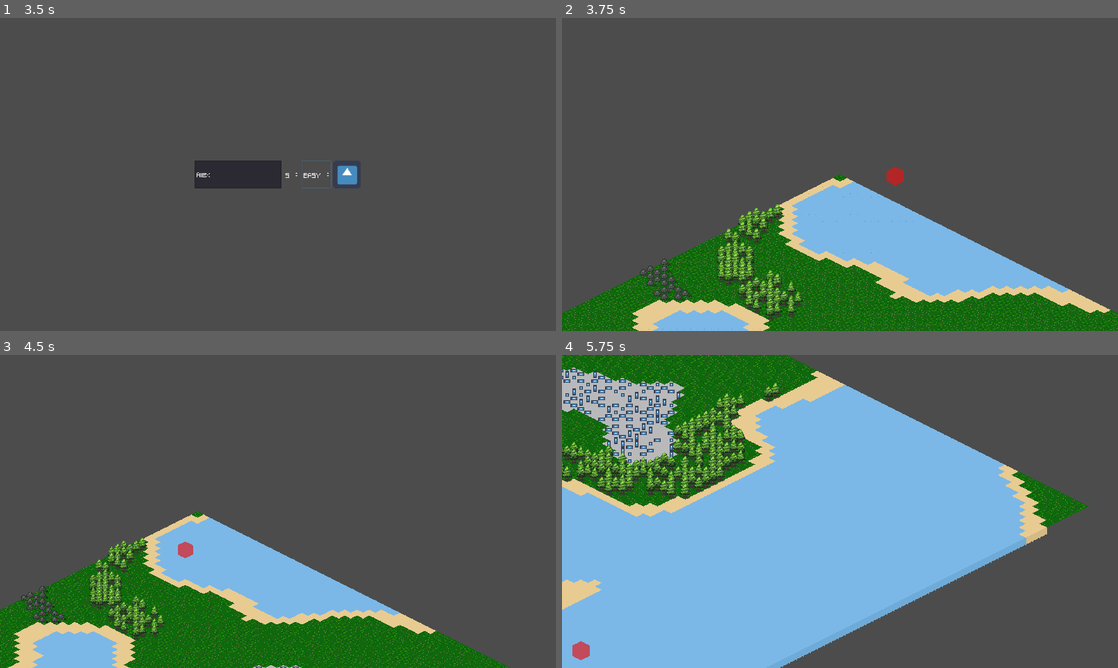
Above: before the commit, frames 1-4 (two rows, left to right).
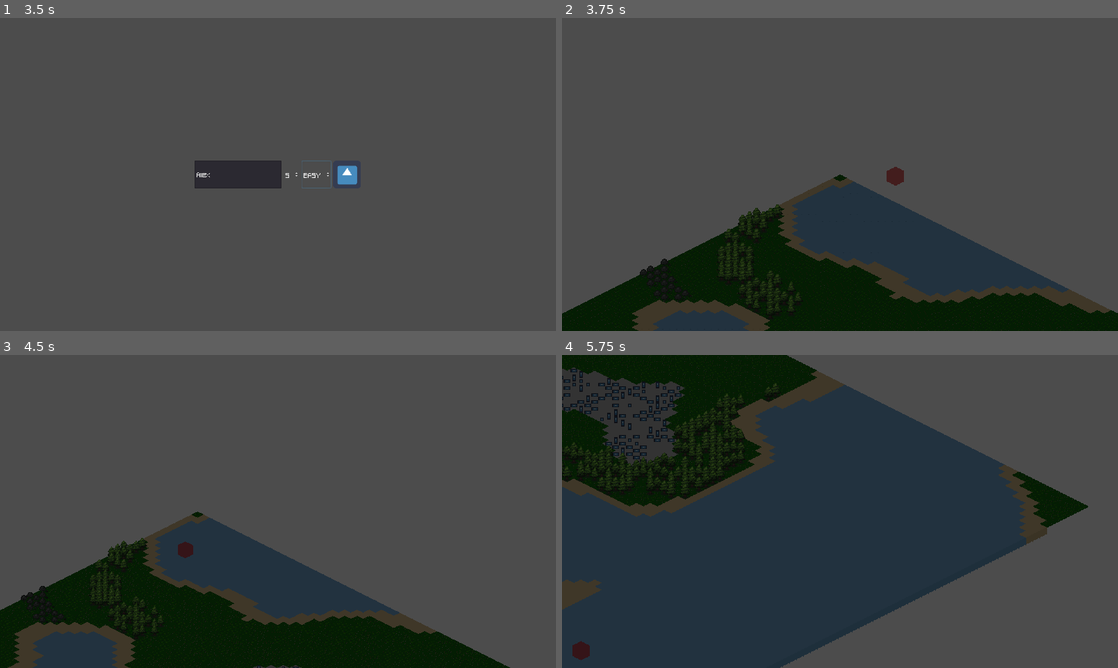
Above: after the commit, the same moments.

Repository: FilMer17/MightyTower
Game: Godot game, scene res://ui/menu/TitleMenu.tscn
Same seed, same stepped clock (60 frames per second), same inputs: the game is played once before the commit and once after it. The engine's default icon, where the game draws it, is replaced by a stand-in: a white triangle on a blue panel in a dark square.
Inputs (mouse positions are in pixels of both pictures, inside the frame that each line leads up to):
- Up to frame 1 (3.5 s): click "New Game" at 0.5 s; click (239, 174) at 1.27 s; type "Alex" at 1.35 s; click "EASY" at 2 s; click "EASY" at 2.75 s
- Up to frame 2 (3.75 s): click (906, 174) at 3.5 s
- Up to frame 3 (4.5 s): tap Enter at 4.25 s; move the mouse to (194, 552) at 4.27 s; hold Right (ui_right) from 4.28 s (still down); tap Mouse wheel down (scroll_down) at 4.35 s; click (194, 552) at 4.42 s
- Up to frame 4 (5.75 s): move the mouse to (578, 658) at 5.02 s; release Right (ui_right) at 5.03 s; hold Down (ui_down) from 5.03 s (still down); tap Mouse wheel up (scroll_up) at 5.1 s; click (578, 658) at 5.17 s

Frame 1 is identical in both runs. In frame 2, 28% of the frame differs, in the area x 0-100%, y 47-100%; in frame 3, 26%; in frame 4, 68%, in the area x 0-95%, y 0-100%.

Commit message:
Design Buildings lights

Diff:
--- a/game/data/buildings/residences/Residence.tscn
+++ b/game/data/buildings/residences/Residence.tscn
@@ -1,8 +1,9 @@
-[gd_scene load_steps=6 format=2]
+[gd_scene load_steps=7 format=2]
 
 [ext_resource path="res://source/buildings/types/Residence.gd" type="Script" id=1]
 [ext_resource path="res://graphics/buildings/residences/Wood.png" type="Texture" id=2]
 [ext_resource path="res://graphics/shader/BuildingHover.shader" type="Shader" id=3]
+[ext_resource path="res://graphics/interface/Light.png" type="Texture" id=4]
 
 [sub_resource type="ShaderMaterial" id=1]
 shader = ExtResource( 3 )
@@ -38,7 +39,6 @@
 [node name="BuildingContainer" type="Node2D" parent="."]
 
 [node name="Tween" type="Tween" parent="BuildingContainer"]
-playback/active = true
 
 [node name="Clock" type="Timer" parent="BuildingContainer"]
 wait_time = 0.3
@@ -57,3 +57,9 @@
 [node name="Zone" type="CollisionShape2D" parent="BuildingArea"]
 rotation = 1.5708
 shape = SubResource( 2 )
+
+[node name="Light" type="Light2D" parent="."]
+position = Vector2( -5.72205e-06, 5.72205e-06 )
+scale = Vector2( 52.9231, 43.0769 )
+texture = ExtResource( 4 )
+mode = 2
--- a/game/data/entities/Tree.tscn
+++ b/game/data/entities/Tree.tscn
@@ -31,7 +31,7 @@
 
 [node name="Shadow" type="Sprite" parent="."]
 modulate = Color( 1, 1, 1, 0.623529 )
-position = Vector2( 1, 11.572 )
+position = Vector2( -0.0925713, 10.7112 )
 texture = ExtResource( 4 )
 
 [node name="Sprite" type="Sprite" parent="."]
--- a/game/global/Scene.gd
+++ b/game/global/Scene.gd
@@ -10,6 +10,7 @@
 	"Game" : "/root/Game",
 	"GameCamera" : "/root/Game/GameCamera",
 	"Console" : "/root/Game/GameUI/Console",
+	"World" : "/root/Game/World",
 	"Settings" : "/root/Game/World/Settings",
 	"Time" : "/root/Game/World/Time",
 	"Resources" : "/root/Game/World/Resources",
--- a/game/graphics/terrain/TerrainTileSet.tres
+++ b/game/graphics/terrain/TerrainTileSet.tres
@@ -8,7 +8,7 @@
 [resource]
 0/name = "Grass"
 0/texture = ExtResource( 1 )
-0/tex_offset = Vector2( -0.5, -0.5 )
+0/tex_offset = Vector2( 0, 0 )
 0/modulate = Color( 1, 1, 1, 1 )
 0/region = Rect2( 0, 0, 99, 17 )
 0/tile_mode = 1
--- a/game/source/buildings/Building.gd
+++ b/game/source/buildings/Building.gd
@@ -49,7 +49,7 @@
 	progress = cld_bar.get_node("Progress")
 
 	var font = cld_bar.get_node("Countdown").get("custom_fonts/font")
-	font.size = 5
+	font.size = 6
 	cld_bar.get_node("Countdown").text = ""
 
 	cld_temp = cooldown.duplicate()
--- a/game/source/buildings/types/Residence.gd
+++ b/game/source/buildings/types/Residence.gd
@@ -11,11 +11,14 @@
 
 onready var area := $BuildingArea as Area2D
 onready var area_zone := $BuildingArea/Zone as CollisionShape2D
+onready var light := $Light as Light2D
 
 func _ready() -> void:
 	var __
 	__ = area.connect("area_entered", self, "_on_Area_entered")
 	__ = area.connect("area_exited", self, "_on_Area_exited")
+
+	light.color = Color("#f0dc96")
 
 func _on_Area_entered(_area: Area2D) -> void:
 	if _area.get_parent().name == "Builder":
@@ -47,3 +50,10 @@
 		area.add_child(area_zone)
 		area_zone.owner = get_tree().edited_scene_root
 		print("Node added: %s" % area_zone.name)
+
+	if not $Light:
+		light = Light2D.new()
+		light.name = "Light"
+		add_child(light)
+		light.owner = get_tree().edited_scene_root
+		print("Node added: %s" % light.name)
--- a/game/source/game/Fog/Fog.gd
+++ /dev/null
@@ -1 +0,0 @@
-extends CanvasLayer
--- a/game/source/game/Fog/Fog.tscn
+++ /dev/null
@@ -1,6 +0,0 @@
-[gd_scene load_steps=2 format=2]
-
-[ext_resource path="res://source/game/Fog/Fog.gd" type="Script" id=1]
-
-[node name="Fog" type="CanvasLayer"]
-script = ExtResource( 1 )
--- a/game/source/game/Game.tscn
+++ b/game/source/game/Game.tscn
@@ -6,7 +6,6 @@
 [ext_resource path="res://source/game/Game.gd" type="Script" id=4]
 [ext_resource path="res://graphics/font/PixelFont.ttf" type="DynamicFontData" id=5]
 [ext_resource path="res://ui/menu/ExitMenu.tscn" type="PackedScene" id=6]
-[ext_resource path="res://source/game/Fog/Fog.tscn" type="PackedScene" id=7]
 
 [sub_resource type="DynamicFont" id=1]
 size = 54
@@ -16,10 +15,11 @@
 pause_mode = 2
 script = ExtResource( 4 )
 
+[node name="GameShader" type="CanvasModulate" parent="."]
+color = Color( 0.27451, 0.27451, 0.27451, 1 )
+
 [node name="World" parent="." instance=ExtResource( 1 )]
 pause_mode = 1
-
-[node name="Fog" parent="." instance=ExtResource( 7 )]
 
 [node name="GameUI" type="CanvasLayer" parent="."]
 pause_mode = 2
--- a/game/source/map/Map.tscn
+++ b/game/source/map/Map.tscn
@@ -10,9 +10,11 @@
 script = ExtResource( 2 )
 
 [node name="Terrain" parent="." instance=ExtResource( 3 )]
+cell_y_sort = true
 
 [node name="Entities" parent="." instance=ExtResource( 8 )]
 
 [node name="Buildings" parent="." instance=ExtResource( 9 )]
 
 [node name="Builder" parent="." instance=ExtResource( 1 )]
+z_index = 1
--- a/game/source/map/builder/Builder.gd
+++ b/game/source/map/builder/Builder.gd
@@ -13,7 +13,7 @@
 onready var sprite := $Sprite
 onready var area_zone := $Area/Zone
 onready var grid := IsoGrid.new()
-onready var map := get_parent()
+onready var map := Scene.search("Map")
 onready var buildings := map.get_node("Buildings")
 onready var terrain := map.get_node("Terrain")
 
--- a/game/source/map/entities/Entities.gd
+++ b/game/source/map/entities/Entities.gd
@@ -46,7 +46,7 @@
 func place_on_stone(pos: Vector2) -> void:
 	var rng = RandomNumberGenerator.new()
 	rng.randomize()
-	var rnum = rng.randi_range(1, 10)
+	var rnum = rng.randi_range(1, 12)
 
 	if rnum in range(1, 5):
 		data[pos] = { "type" : GlobalData.entities["Coal"], "sprite" : coal_sprites[1]}
--- a/game/source/world/World.gd
+++ b/game/source/world/World.gd
@@ -49,7 +49,8 @@
 	resources.load_data(data.resources)
 	map.load_data(data.map)
 
-func _save_world_data() -> void:
+func save_world_data() -> void:
+	data = WorldData.new()
 	data.settings = settings.save_data()
 	data.time = time.save_data()
 	data.resources = resources.save_data()
--- a/game/ui/bar/CooldownBar.tscn
+++ b/game/ui/bar/CooldownBar.tscn
@@ -5,7 +5,7 @@
 
 [sub_resource type="DynamicFont" id=1]
 resource_local_to_scene = true
-size = 7
+size = 6
 extra_spacing_top = -2
 font_data = ExtResource( 2 )
 
@@ -38,6 +38,8 @@
 anchor_top = 0.33
 anchor_right = 1.0
 anchor_bottom = 0.66
+margin_top = -0.120001
+margin_bottom = -0.240002
 custom_fonts/font = SubResource( 1 )
 text = "00:00:00"
 align = 1
--- a/game/ui/menu/ExitMenu.gd
+++ b/game/ui/menu/ExitMenu.gd
@@ -8,6 +8,12 @@
 	mouse_filter = MOUSE_FILTER_IGNORE
 
 
+func _on_SaveGame_pressed():
+	get_tree().paused = true
+	Scene.search("World").save_world_data()
+	get_tree().paused = false
+
+
 func _on_Exit_pressed():
 	get_tree().paused = false
 	Scene.change("TitleScreen")
--- a/game/ui/menu/ExitMenu.tscn
+++ b/game/ui/menu/ExitMenu.tscn
@@ -73,4 +73,5 @@
 margin_bottom = 302.0
 text = "Exit"
 [connection signal="pressed" from="Background/ButtonContainer/Continue" to="." method="_on_Continue_pressed"]
+[connection signal="pressed" from="Background/ButtonContainer/SaveGame" to="." method="_on_SaveGame_pressed"]
 [connection signal="pressed" from="Background/ButtonContainer/Exit" to="." method="_on_Exit_pressed"]
Binary file added: game/graphics/interface/Light.png
Not shown, added: game/graphics/interface/Light.png.import
Not shown: 1 places in game/source/game/Game.tscn that only renumber resources
